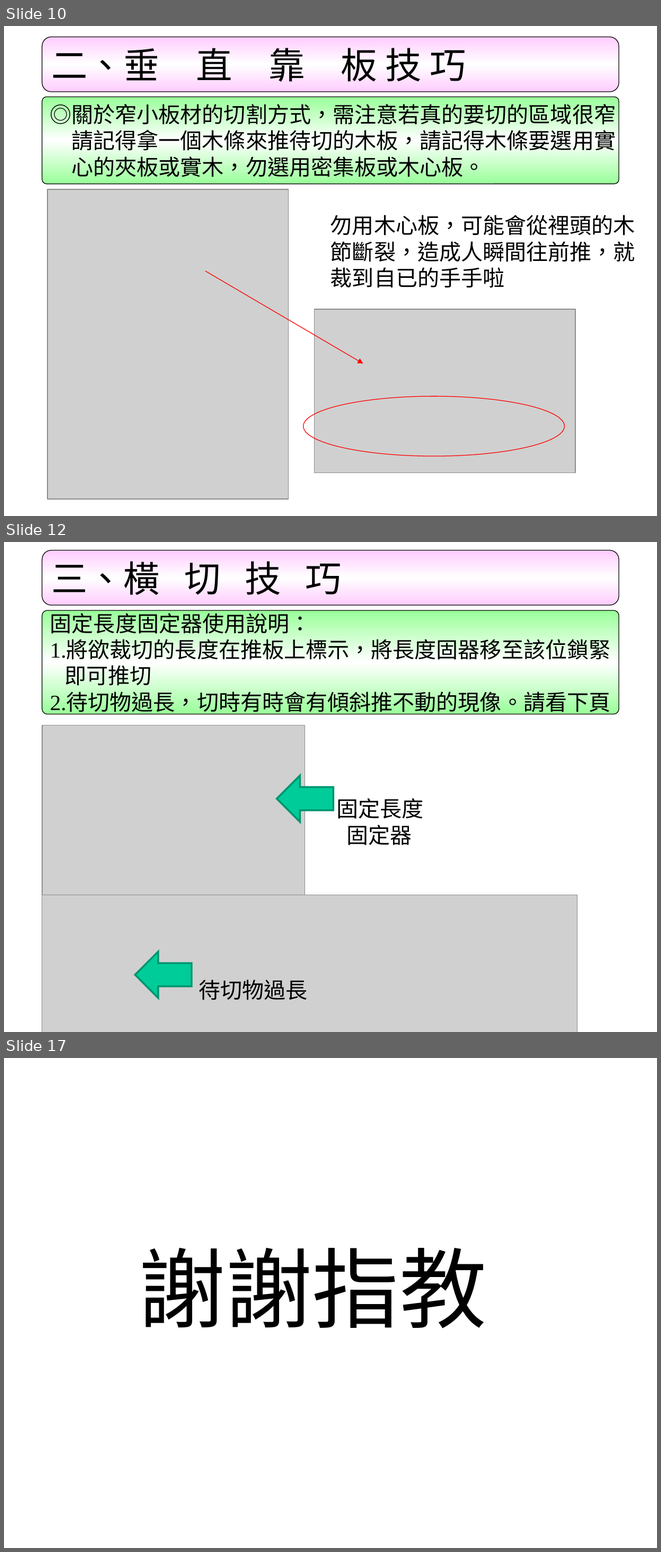
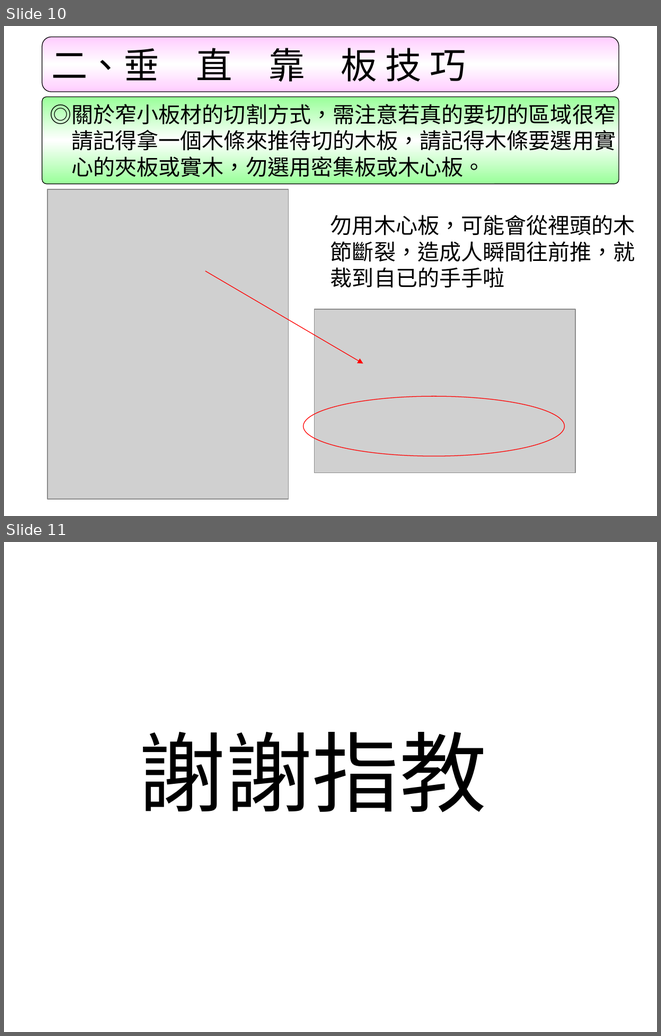
Before and after one commit to LawrenceChien/2017-PPES-Lookout-Project, a slide deck: 2017 PPES Lookout Project--001/005. Training Methods/Short-term Training/Architectural Structure/鋸檯使用教學.ppt. Shown one above the other, each under a label of ours: slides 10, 12 and 17 before the commit, slides 10 and 11 after it; the slides between them are not shown. The pictures are 661x1552 and 661x1036 pixels, drawn with LibreOffice and Linux fonts; fonts in the diff are those of the drawing; grey boxes stand for pictures. Boxes give left, top, right and bottom in pixels: in the first picture for what was removed or moved away, otherwise in the second. Text is boxed around its words. In the diff, an @@ line names an element or a change of style, - is before the commit and + after.

Commit message:
some ppt is big, and to delete many pictures.

```diff
--- a/2017 PPES Lookout Project--001/005. Training Methods/Short-term Training/Architectural Structure/鋸檯使用教學.ppt
+++ b/2017 PPES Lookout Project--001/005. Training Methods/Short-term Training/Architectural Structure/鋸檯使用教學.ppt
@@ slide 12 removed at (4, 542, 657, 1032), background #FFFFFF @@
@@ rounded rectangle removed at (42, 550, 618, 606) @@
-三、橫 切 技 巧
@@ rounded rectangle removed at (42, 610, 618, 714) @@
-固定長度固定器使用說明：
-1.將欲裁切的長度在推板上標示，將長度固器移至該位鎖緊
-即可推切
-2.待切物過長，切時有時會有傾斜推不動的現像。請看下頁
@@ picture removed at (42, 725, 305, 896) @@
@@ right arrow removed at (277, 775, 334, 821) @@
@@ text removed at (337, 798, 424, 845) @@
-固定長度
-固定器
@@ picture removed at (42, 894, 577, 1032) @@
@@ right arrow removed at (135, 951, 192, 998) @@
@@ text removed at (199, 979, 307, 1000) @@
-待切物過長
@@ what was slide 17 is now slide 11 @@
```
Also in this commit, not shown: 5 other slides removed, 4 other files.
